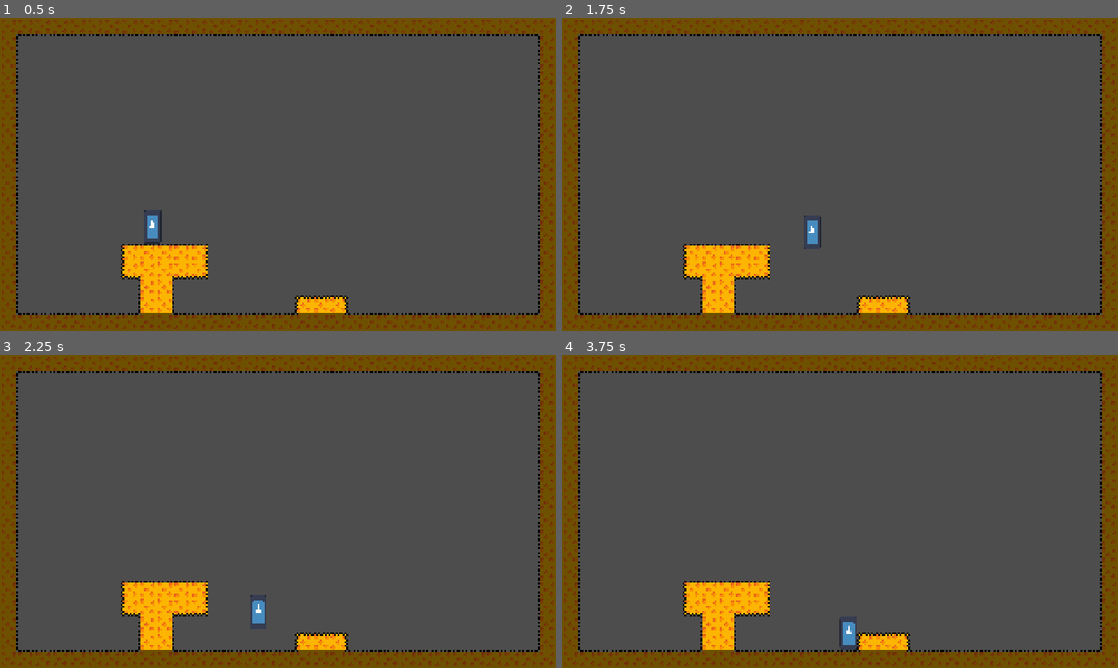
Above: before the commit, frames 1-4 (two rows, left to right).
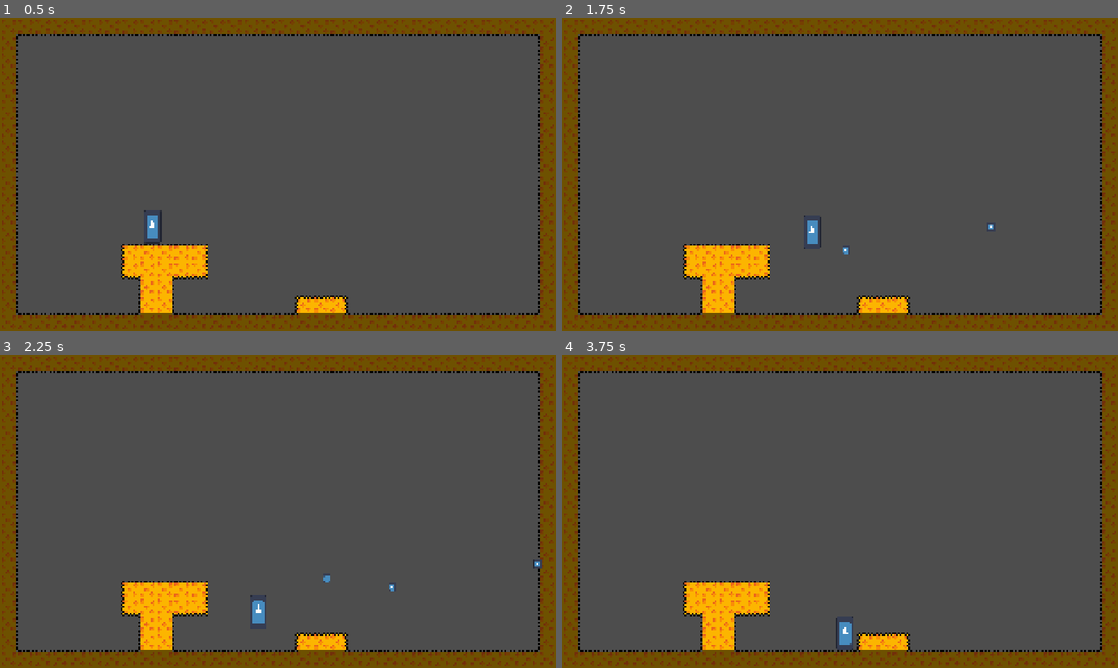
Above: after the commit, the same moments.

Repository: Breadstone58/cheese-miner
Game: Godot game, scene res://scenes/rooms/room_template.tscn
Same seed, same stepped clock (60 frames per second), same inputs: the game is played once before the commit and once after it. The engine's default icon, where the game draws it, is replaced by a stand-in: a white triangle on a blue panel in a dark square.
Inputs:
- Up to frame 1 (0.5 s): no input
- Up to frame 2 (1.75 s): tap Enter (shoot, bound only after the commit) at 0.5, 1.55 s; hold S (aim_down, bound only after the commit) 0.53-1.28 s; hold D (move_right) from 0.53 s (still down); tap Space (jump) at 0.77, 1.52 s; tap W (aim_up, bound only after the commit) at 0.8, 1.35 s
- Up to frame 3 (2.25 s): release D (move_right) at 2.03 s; hold A (move_left) from 2.03 s (still down); hold Enter (shoot, bound only after the commit) from 2.03 s (still down)
- Up to frame 4 (3.75 s): tap S (aim_down, bound only after the commit) at 2.3, 2.85 s; release A (move_left) at 2.78 s; release Enter (shoot, bound only after the commit) at 2.78 s; hold D (move_right) from 2.78 s (still down); tap Space (jump) at 3.02 s; tap W (aim_up, bound only after the commit) at 3.05 s; hold W (aim_up, bound only after the commit) from 3.53 s (still down)

Frame 1 is identical in both runs. In frame 2, less than 0.1% of the frame differs, in the area x 50-78%, y 65-76%; in frame 3, less than 0.1%; in frame 4, 0.2%, in the area x 49-53%, y 83-95%.

Commit message:
Added basic shooting mechanics

Diff:
--- a/project.godot
+++ b/project.godot
@@ -44,18 +44,24 @@
 , Object(InputEventJoypadButton,"resource_local_to_scene":false,"resource_name":"","device":-1,"button_index":14,"pressure":0.0,"pressed":false,"script":null)
 ]
 }
-move_up={
+aim_up={
 "deadzone": 0.2,
 "events": [Object(InputEventKey,"resource_local_to_scene":false,"resource_name":"","device":-1,"window_id":0,"alt_press …(192 unchanged characters)…
 , Object(InputEventKey,"resource_local_to_scene":false,"resource_name":"","device":-1,"window_id":0,"alt_pressed":false …(186 unchanged characters)…
 , Object(InputEventJoypadButton,"resource_local_to_scene":false,"resource_name":"","device":-1,"button_index":11,"pressure":0.0,"pressed":false,"script":null)
 ]
 }
-move_down={
+aim_down={
 "deadzone": 0.2,
 "events": [Object(InputEventKey,"resource_local_to_scene":false,"resource_name":"","device":-1,"window_id":0,"alt_press …(192 unchanged characters)…
 , Object(InputEventKey,"resource_local_to_scene":false,"resource_name":"","device":-1,"window_id":0,"alt_pressed":false …(186 unchanged characters)…
 , Object(InputEventJoypadButton,"resource_local_to_scene":false,"resource_name":"","device":-1,"button_index":12,"pressure":0.0,"pressed":false,"script":null)
+]
+}
+shoot={
+"deadzone": 0.2,
+"events": [Object(InputEventKey,"resource_local_to_scene":false,"resource_name":"","device":-1,"window_id":0,"alt_pressed":false,"shift_pressed":false,"ctrl_pressed":false,"meta_pressed":false,"pressed":false,"keycode":0,"physical_keycode":4194309,"key_label":0,"unicode":0,"location":0,"echo":false,"script":null)
+, Object(InputEventJoypadButton,"resource_local_to_scene":false,"resource_name":"","device":-1,"button_index":1,"pressure":0.0,"pressed":false,"script":null)
 ]
 }
 
--- /dev/null
+++ b/scenes/bullet/bullet.gd
@@ -0,0 +1,14 @@
+extends Area2D
+
+var speed: float = 800.0
+var direction: Vector2 = Vector2.RIGHT
+
+func setup(dir: Vector2) -> void:
+	direction = dir.normalized()
+	rotation = direction.angle()
+func _physics_process(delta: float) -> void:
+	position += direction * speed * delta
+func _on_body_entered(body: Node2D) -> void:
+	queue_free()
+func _on_visible_on_screen_notifier_2d_screen_exited() -> void:
+	queue_free()
--- /dev/null
+++ b/scenes/bullet/bullet.tscn
@@ -0,0 +1,22 @@
+[gd_scene format=3 uid="uid://8tsp8b22tx02"]
+
+[ext_resource type="Texture2D" uid="uid://bnprar3lsn0yn" path="res://icon.svg" id="1_7c8un"]
+[ext_resource type="Script" uid="uid://b6lcgkt1q7s80" path="res://scenes/bullet/bullet.gd" id="1_83itf"]
+
+[sub_resource type="RectangleShape2D" id="RectangleShape2D_c6gan"]
+size = Vector2(27, 28)
+
+[node name="Bullet" type="Area2D" unique_id=1385416365]
+script = ExtResource("1_83itf")
+
+[node name="CollisionShape2D" type="CollisionShape2D" parent="." unique_id=1195209359]
+shape = SubResource("RectangleShape2D_c6gan")
+
+[node name="Sprite2D" type="Sprite2D" parent="." unique_id=1855784266]
+scale = Vector2(0.2265625, 0.265625)
+texture = ExtResource("1_7c8un")
+
+[node name="VisibleOnScreenNotifier2D" type="VisibleOnScreenNotifier2D" parent="." unique_id=1595051940]
+rect = Rect2(-14, -16, 28, 32)
+
+[connection signal="screen_exited" from="VisibleOnScreenNotifier2D" to="." method="_on_visible_on_screen_notifier_2d_screen_exited"]
--- a/scenes/player/player.gd
+++ b/scenes/player/player.gd
@@ -1,5 +1,6 @@
 extends CharacterBody2D
 
+@export var bullet_scene: PackedScene
 
 const SPEED = 300.0
 const JUMP_VELOCITY = -500.0
@@ -7,8 +8,8 @@
 var air_time = int(AIR_TIME_MAX)
 var extra_jumps = 1
 var extra_jumps_left = extra_jumps
-var facing = "right"
-
+# 1 for right, -1 for left
+var facing = 1
 
 func _physics_process(delta: float) -> void:
 	# Add the gravity.
@@ -32,9 +33,49 @@
 	# Get the input direction and handle the movement/deceleration.
 	# As good practice, you should replace UI actions with custom gameplay actions.
 	var direction := Input.get_axis("move_left", "move_right")
-	if direction:
+	var current_aim = get_aim_vector()
+	var is_aiming_diagonal_or_vertical = (current_aim.y != 0)
+	# Locks movement when aiming diagonally
+	if is_aiming_diagonal_or_vertical and is_on_floor():
+		velocity.x = move_toward(velocity.x, 0, SPEED)
+	elif direction:
 		velocity.x = direction * SPEED
+		facing = int(sign(direction))
 	else:
 		velocity.x = move_toward(velocity.x, 0, SPEED)
 
 	move_and_slide()
+
+# Determines which direction the player is aiming and returns a
+# vector representing the direction the bullet will shoot
+func get_aim_vector() -> Vector2:
+		var v = Vector2(facing, 0)
+		var up = Input.is_action_pressed("aim_up")
+		var down = Input.is_action_pressed("aim_down")
+		var left = Input.is_action_pressed("move_left")
+		var right = Input.is_action_pressed("move_right")
+		if up:
+			if left:
+				return Vector2(-0.707, -0.707)
+			elif right:
+				return Vector2(0.707, -0.707)
+			else:
+				return Vector2(0, -1)
+		elif down and not is_on_floor():
+			if left:
+				return Vector2(-0.707, 0.707)
+			elif right:
+				return Vector2(0.707, 0.707)
+			else:
+				return Vector2(0, 1)
+		return Vector2(facing, 0)
+
+# Handles shooting and spawning bullets
+func _unhandled_input(event: InputEvent) -> void:
+	if event.is_action_pressed("shoot"):
+		var bullet = bullet_scene.instantiate() as Area2D
+		var aim_direction = get_aim_vector()
+		bullet.global_position = $BulletSpawnPoint.global_position
+		if bullet.has_method("setup"):
+			bullet.setup(aim_direction)
+		get_tree().current_scene.add_child(bullet)
--- a/scenes/player/player.tscn
+++ b/scenes/player/player.tscn
@@ -2,6 +2,7 @@
 
 [ext_resource type="Texture2D" uid="uid://bnprar3lsn0yn" path="res://icon.svg" id="1_3vyb7"]
 [ext_resource type="Script" uid="uid://dttxohih5jh6v" path="res://scenes/player/player.gd" id="1_g2els"]
+[ext_resource type="PackedScene" uid="uid://8tsp8b22tx02" path="res://scenes/bullet/bullet.tscn" id="2_gmlin"]
 
 [sub_resource type="AtlasTexture" id="AtlasTexture_g2els"]
 atlas = ExtResource("1_3vyb7")
@@ -23,6 +24,7 @@
 
 [node name="CharacterBody2D" type="CharacterBody2D" unique_id=590245782]
 script = ExtResource("1_g2els")
+bullet_scene = ExtResource("2_gmlin")
 
 [node name="AnimatedSprite2D" type="AnimatedSprite2D" parent="." unique_id=566927396]
 scale = Vector2(0.5, 1)
@@ -32,3 +34,6 @@
 [node name="CollisionShape2D" type="CollisionShape2D" parent="." unique_id=1659014958]
 position = Vector2(0, 0.5)
 shape = SubResource("RectangleShape2D_ogd8f")
+
+[node name="BulletSpawnPoint" type="Marker2D" parent="." unique_id=1813491949]
+position = Vector2(32, 1)
Not shown, added: scenes/bullet/bullet.gd.uid
